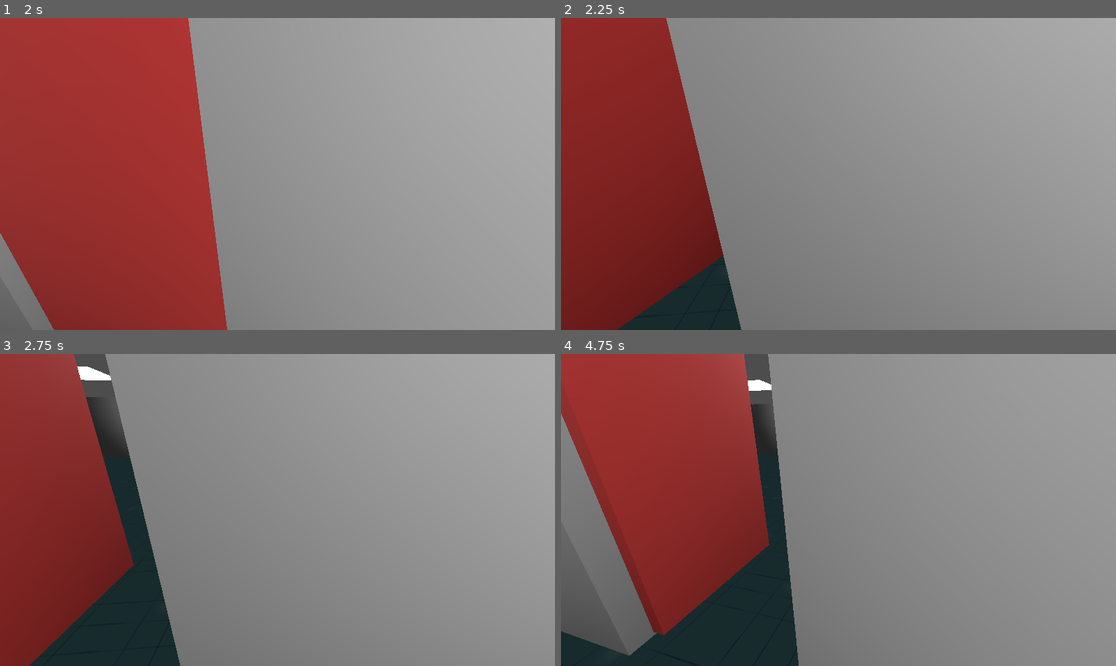
Above: before the commit, frames 1-4 (two rows, left to right).
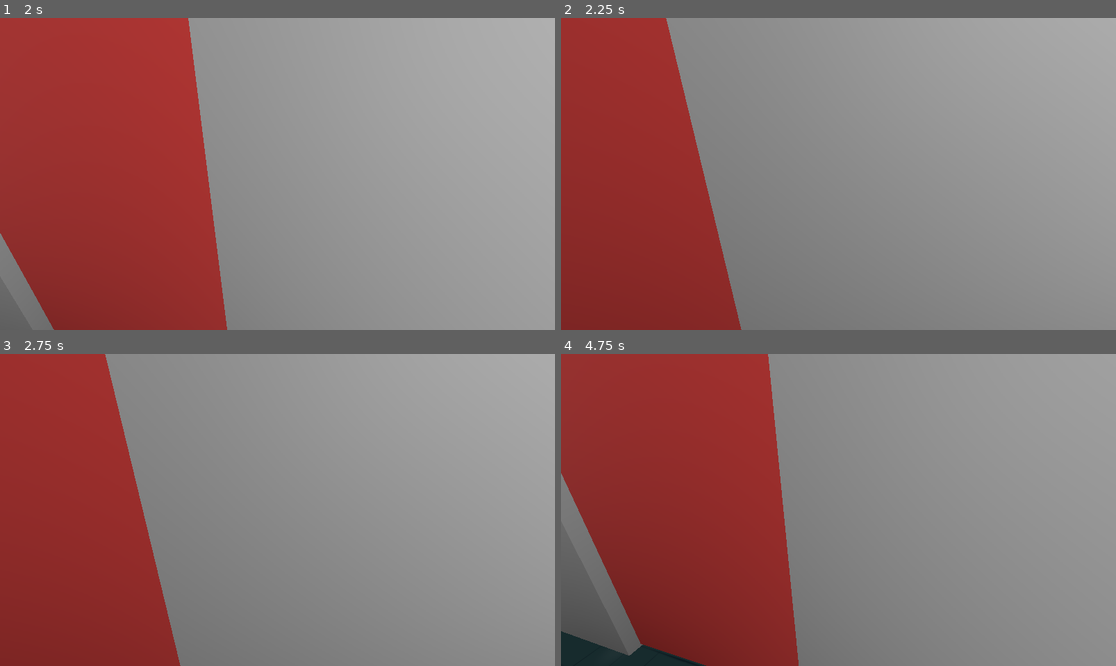
Above: after the commit, the same moments.

Repository: n1smm/ggj2026game
Game: Godot game, scene res://Scenes/Level/hospital.tscn
The game is run twice, just before and just after one commit, with the same random seed, the same clock (stepped at 60 frames per second) and the same inputs. This scene is started directly instead of the project's main scene.
Inputs (mouse positions are in pixels of both pictures, inside the frame that each line leads up to):
- Up to frame 1 (2 s): tap Enter at 0.5 s; move the mouse to (305, 174) at 0.52 s; hold E (interact) 0.53-1.28 s; hold W (move_forward) from 0.53 s (still down); tap Space (jump) at 0.77, 1.52 s; move the mouse to (249, 174) at 1.27 s; tap C (crouch) at 1.35 s; tap E (interact) at 1.55 s
- Up to frame 2 (2.25 s): keep holding W (move_forward); move the mouse to (849, 167) at 2.02 s; hold E (interact) from 2.03 s (still down)
- Up to frame 3 (2.75 s): keep holding W (move_forward); keep holding E (interact)
- Up to frame 4 (4.75 s): keep holding W (move_forward); move the mouse to (832, 516) at 2.77 s; release E (interact) at 2.78 s; tap E (interact) at 2.85, 3.8, 4.35 s; tap Space (jump) at 3.02, 3.77, 4.52 s; move the mouse to (877, 513) at 3.52 s; hold C (crouch) 3.53-4.28 s; move the mouse to (794, 506) at 4.27 s

Frame 1 is identical in both runs. In frame 2, 10% of the frame differs, in the area x 8-33%, y 16-100%; in frame 3, 12%, in the area x 5-33%, y 0-100%; in frame 4, 12%.

Commit message:
door handling in player

Diff:
--- a/hey_thats_my_face/door.gd
+++ b/hey_thats_my_face/door.gd
@@ -18,9 +18,9 @@
 		_current_angle = lerp(_current_angle, _target_angle, open_speed * delta)
 		rotation_degrees.y = _current_angle
 
-func _unhandled_input(event):
-	if _player_in_range and Input.is_action_just_pressed("interact"):
-		toggle_door()
+# func _unhandled_input(event):
+# 	if _player_in_range and Input.is_action_just_pressed("interact"):
+# 		toggle_door()
 
 func open_door():
 	is_open = true
@@ -36,12 +36,12 @@
 	else:
 		open_door()
 
-func _on_area_3d_body_entered(body):
-	if body.is_in_group("player"):
-		_player_in_range = true
-		print("Player vicino alla porta")
+# func _on_area_3d_body_entered(body):
+# 	if body.is_in_group("player"):
+# 		_player_in_range = true
+# 		print("Player vicino alla porta")
 
-func _on_area_3d_body_exited(body):
-	if body.is_in_group("player"):
-		_player_in_range = false
-		print("Player lontano dalla porta")
+# func _on_area_3d_body_exited(body):
+# 	if body.is_in_group("player"):
+# 		_player_in_range = false
+# 		print("Player lontano dalla porta")
--- a/hey_thats_my_face/player.gd
+++ b/hey_thats_my_face/player.gd
@@ -5,14 +5,16 @@
 const JUMP_VELOCITY = 4.5
 const CROUCH_HEIGHT = 0.5
 
-@onready var kill_prompt_label: Label = get_node_or_null("../CanvasLayer/InteractionPrompt")
+@onready var interact_prompt_label: Label = get_node_or_null("../CanvasLayer/InteractionPrompt")
 var is_crouching = false
 var speed = CROUCH_SPEED if is_crouching else NORMAL_SPEED
 var normal_height = 0.0
 var mouse_sensitivity = 0.003
 var mouse_delta = Vector2.ZERO
 var can_kill := false
+var can_interact := false
 var kill_target: Node3D = null
+var interact_target: StaticBody3D = null
 
 func _ready() -> void:
 	normal_height = $CollisionShape3D.shape.height
@@ -38,11 +40,20 @@
 	if Input.is_action_pressed("interact"):
 		if can_kill and kill_target:
 			kill_target.queue_free()
-			if kill_prompt_label:
-				kill_prompt_label.text = ""
-				kill_prompt_label.visible = false
+			if interact_prompt_label:
+				interact_prompt_label.text = ""
+				interact_prompt_label.visible = false
 			can_kill = false
 			kill_target = null
+		if can_interact and interact_target:
+			interact_target.toggle_door()
+			if interact_prompt_label:
+				interact_prompt_label.text = ""
+				interact_prompt_label.visible = false
+			can_interact = false
+			interact_target = null
+
+
 
 	# Handle jump
 	if Input.is_action_just_pressed("jump") and is_on_floor():
@@ -157,22 +168,36 @@
 	if area.is_in_group("danger_zone"):
 		print("Danger entered!")
 	if area.is_in_group("killable"):
-		if kill_prompt_label:
-			kill_prompt_label.text = "Kill him {press E}"
-			kill_prompt_label.visible = true
+		if interact_prompt_label:
+			interact_prompt_label.text = "Kill him {press E}"
+			interact_prompt_label.visible = true
 			can_kill = true
 			kill_target = area.get_parent()
 			print("KILL HIM!")
+	if area.is_in_group("interactable"):
+		if interact_prompt_label:
+			interact_prompt_label.text = "open doors {press E}"
+			interact_prompt_label.visible = true
+			can_interact = true
+			interact_target = area.get_parent().toggle_door()
+			print("interactable area in range")
 	print("area entered")
 
 func _on_interaction_zone_area_exited(area: Area3D) -> void:
 	if area.is_in_group("danger_zone"):
 		print("Escaped danger")
 	if area.is_in_group("killable"):
-		if kill_prompt_label:
-			kill_prompt_label.text = ""
-			kill_prompt_label.visible = false
-		can_kill = false
-		kill_target = null
-		print("cant kill him anymore")
-	print("area exited")
+		if interact_prompt_label:
+			interact_prompt_label.text = ""
+			interact_prompt_label.visible = false
+			can_kill = false
+			kill_target = null
+			print("cant kill him anymore")
+	if area.is_in_group("interactable"):
+		if interact_prompt_label:
+			interact_prompt_label.text = ""
+			interact_prompt_label.visible = false
+			can_interact = false
+			interact_target = null
+
+		print("area exited")
